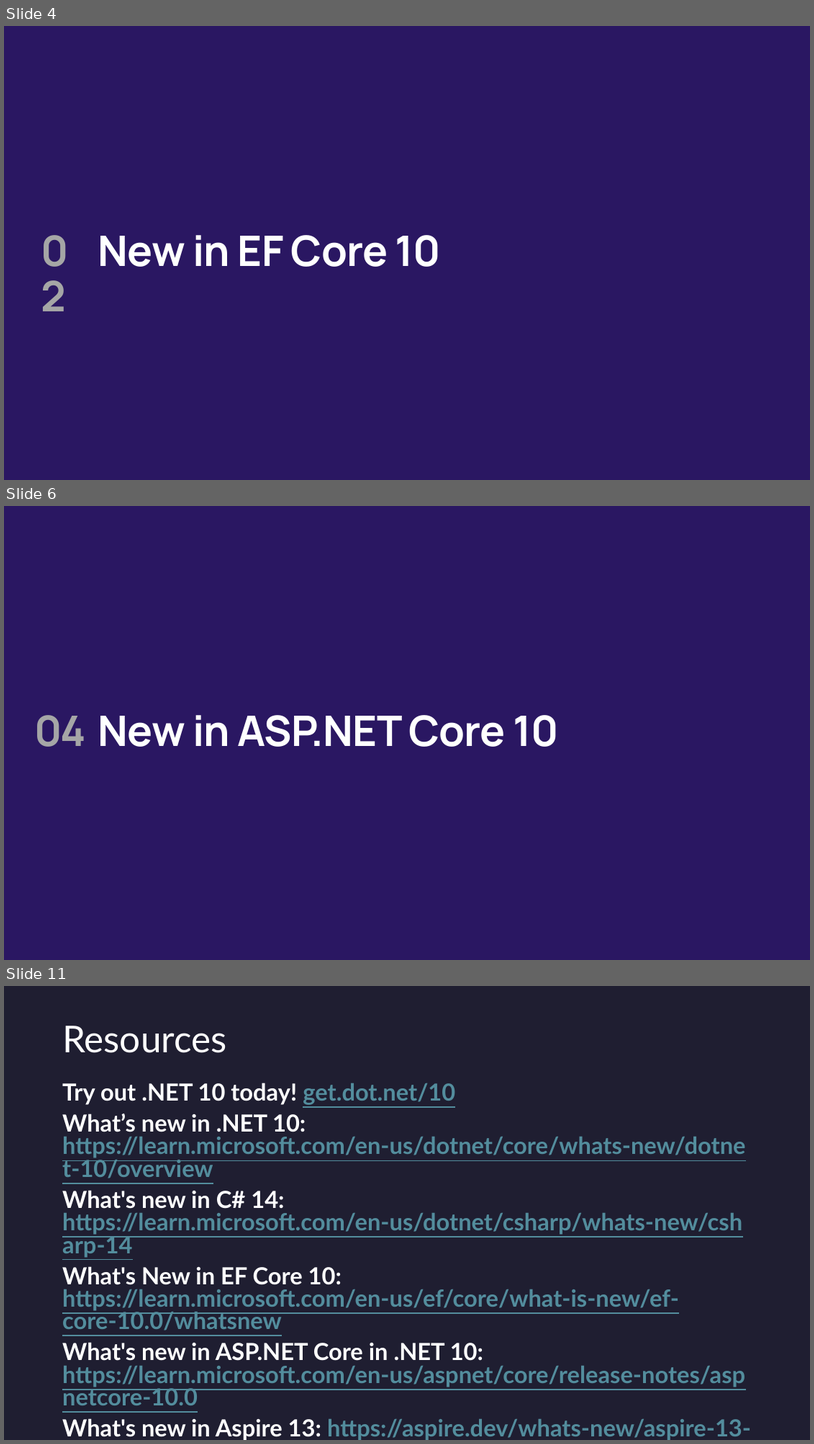
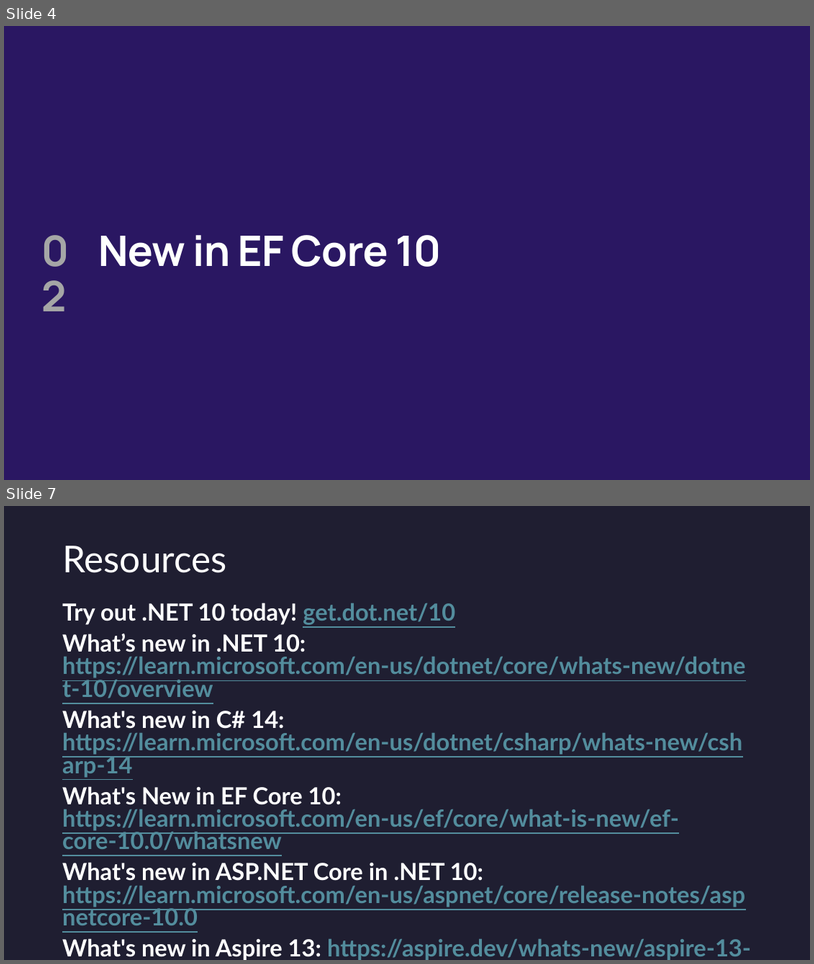
Before and after one commit to sparraguerra/dotnetconf2025, a slide deck: docs/Whats New in .NET 10 and C# 14.pptx. Shown one above the other, each under a label of ours: slides 4, 6 and 11 before the commit, slides 4 and 7 after it; the slides between them are not shown. The pictures are 814x1444 and 814x964 pixels, drawn with LibreOffice and Linux fonts; fonts in the diff are those of the drawing; background and template pictures are left out. Boxes give left, top, right and bottom in pixels: in the first picture for what was removed or moved away, otherwise in the second. Text is boxed around its words. In the diff, an @@ line names an element or a change of style, - is before the commit and + after.

```diff
--- a/docs/Whats New in .NET 10 and C# 14.pptx
+++ b/docs/Whats New in .NET 10 and C# 14.pptx
@@ slide 6 removed at bbox=[4, 506, 810, 960], background #2A1762 @@
@@ text removed at bbox=[35, 715, 87, 746] @@
-04
@@ text removed at bbox=[98, 715, 558, 746] @@
-New in ASP.NET Core 10
@@ what was slide 11 is now slide 7 @@
```
Also in this commit, not shown: 2 slides changed, 1 slide added, 4 other slides removed.
